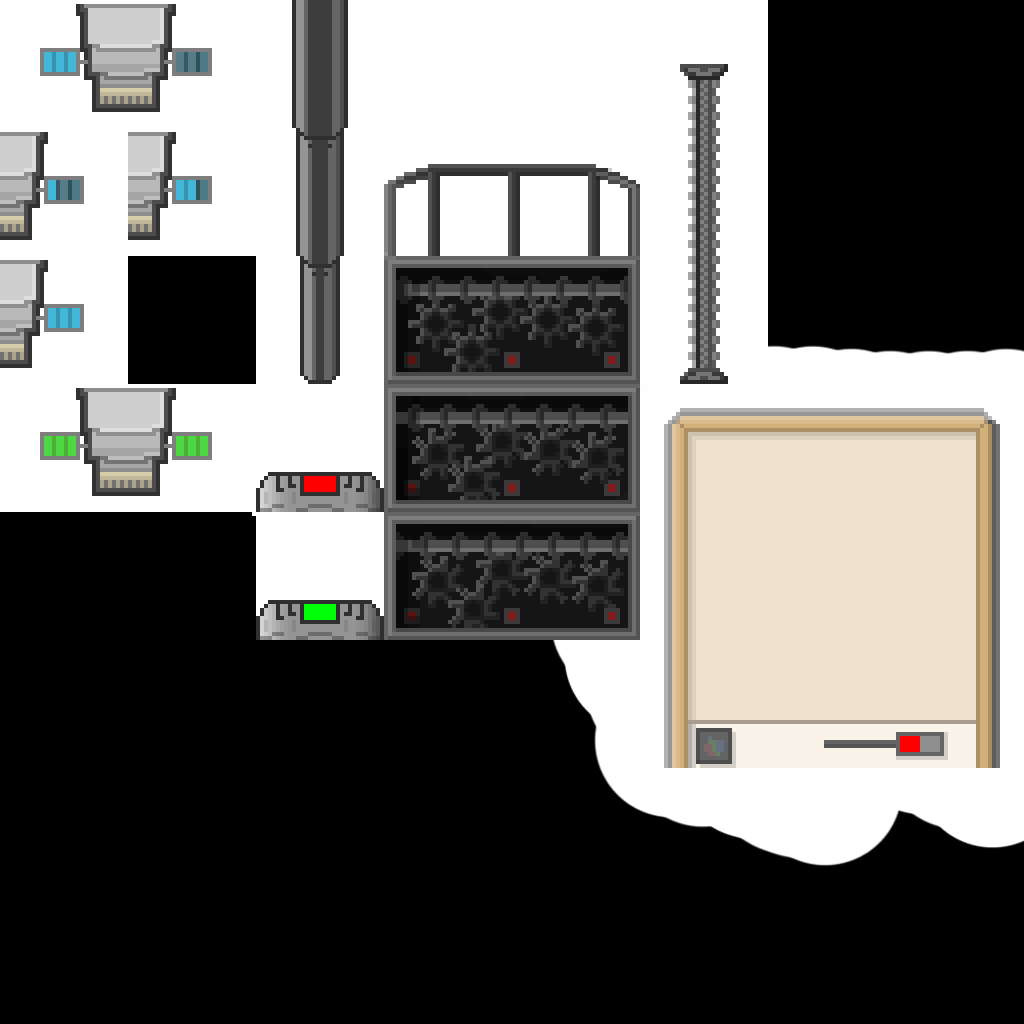
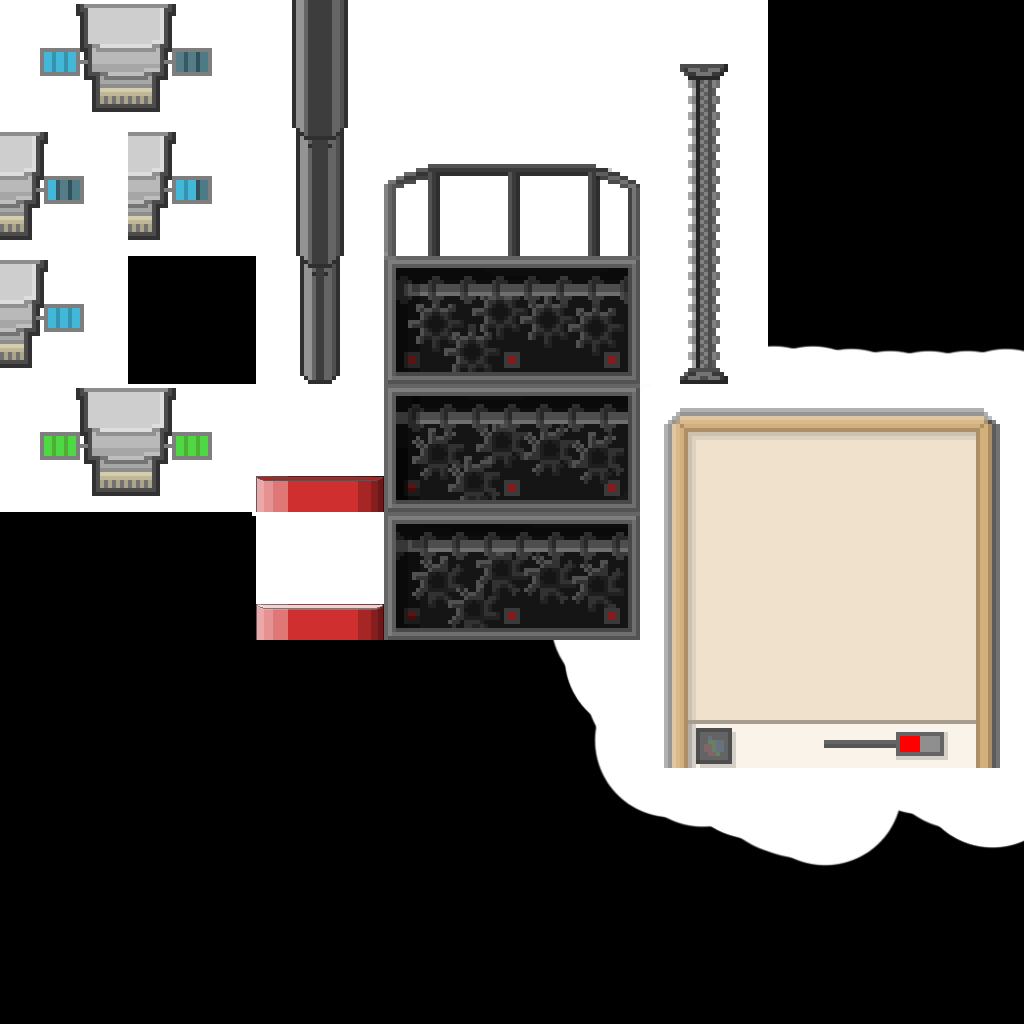
Layers edited between the first and the second w=1024, h=1024 image:
added layer "Layer 11" above "Layer 13" over [256, 505, 384, 640]
added layer "Layer 13" above "Layer 10" over [256, 600, 384, 609]
added layer "Layer 10" above "Layer 9" over [256, 476, 384, 512]
painted on "Layer 8" over [268, 472, 372, 604]
